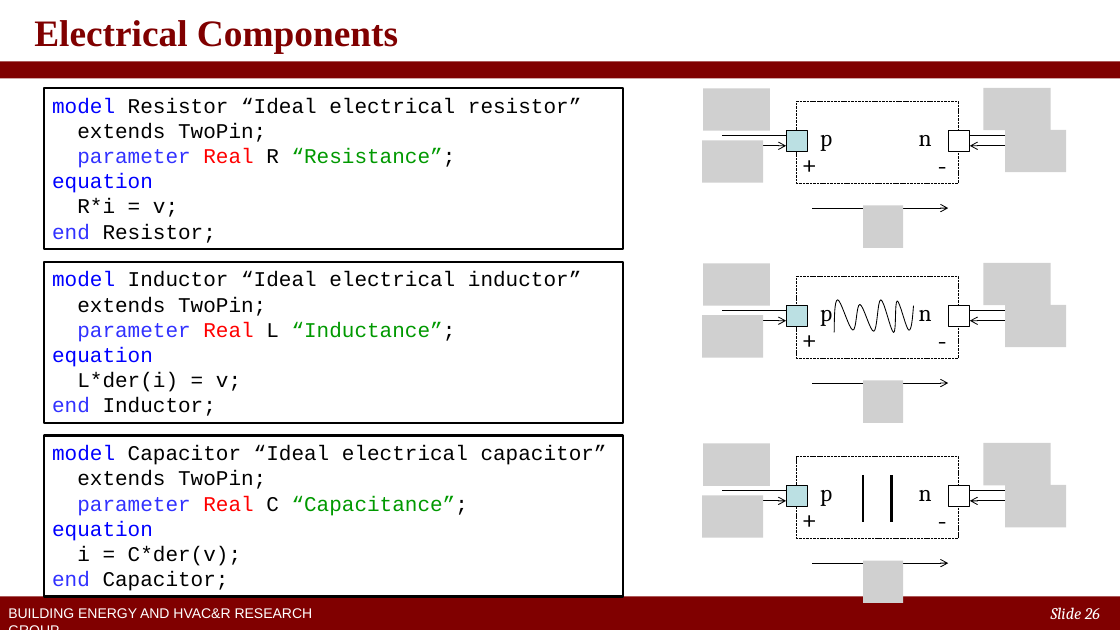
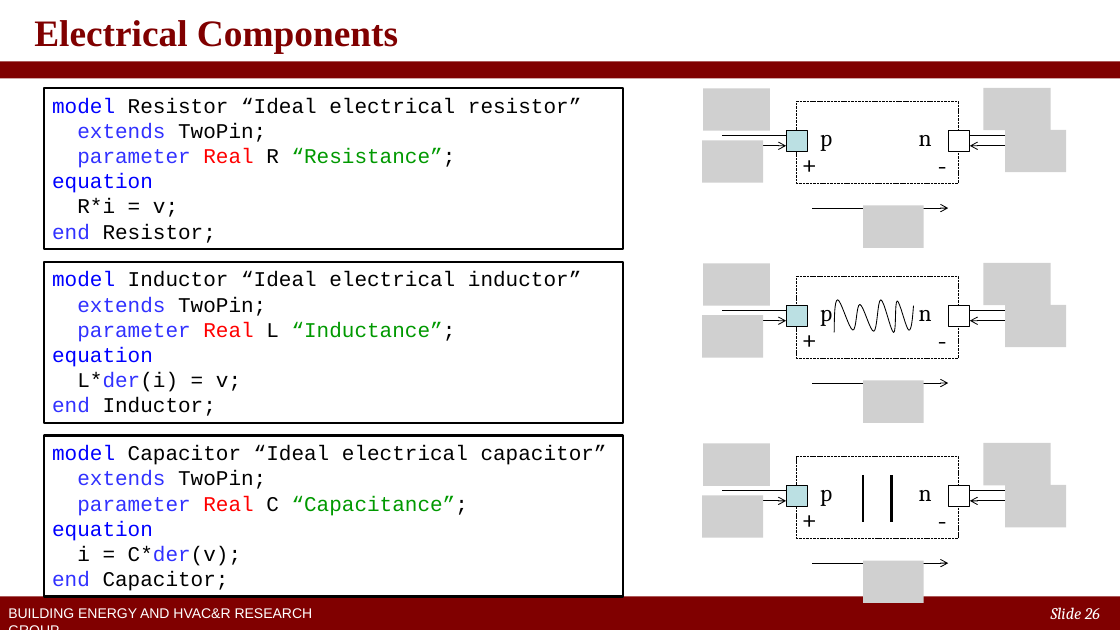
Before and after one commit to YangyangFu/modelica-tutorial, a slide deck: slide 26 of 1-Introduction/0-overview/2-overview-modelica.pptx. Drawn at 1120x630 pixels with LibreOffice and Linux fonts; fonts in the diff are those of the drawing; grey boxes stand for pictures; background and template pictures are left out. Boxes give left, top, right and bottom in pixels: in the first picture for what was removed or moved away, otherwise in the second. Text is boxed around its words. In the diff, an @@ line names an element or a change of style, - is before the commit and + after.

```diff
--- a/1-Introduction/0-overview/2-overview-modelica.pptx
+++ b/1-Introduction/0-overview/2-overview-modelica.pptx
@@ text in rectangle at [77, 123, 266, 142]: text colour #000000 to #3131FF in "extends" @@
@@ picture: place and size @@
-picture at [863, 206, 903, 248]
+picture at [863, 206, 923, 248]
@@ text in rectangle at [77, 297, 266, 392]: text colour #000000 to #3131FF in "extends", "L*der(i)" @@
@@ picture: place and size @@
-picture at [863, 381, 903, 423]
+picture at [863, 381, 923, 423]
@@ text in rectangle at [77, 470, 266, 566]: text colour #000000 to #3131FF in "extends", "C*der(v);" @@
@@ picture: place and size @@
-picture at [863, 560, 903, 602]
+picture at [863, 560, 923, 602]
```
Also in this commit, not shown: 2 other slides changed, 2 other files.
